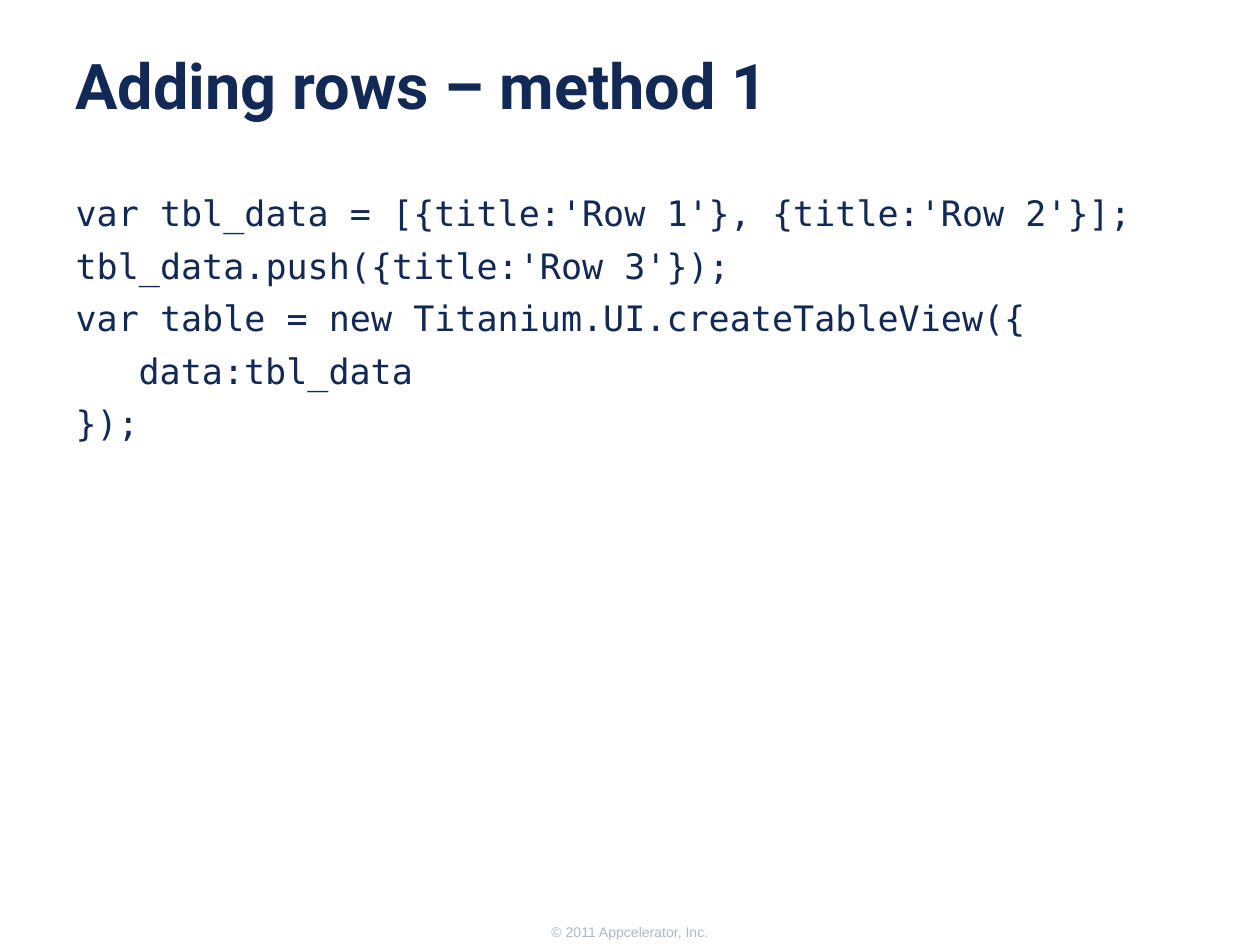
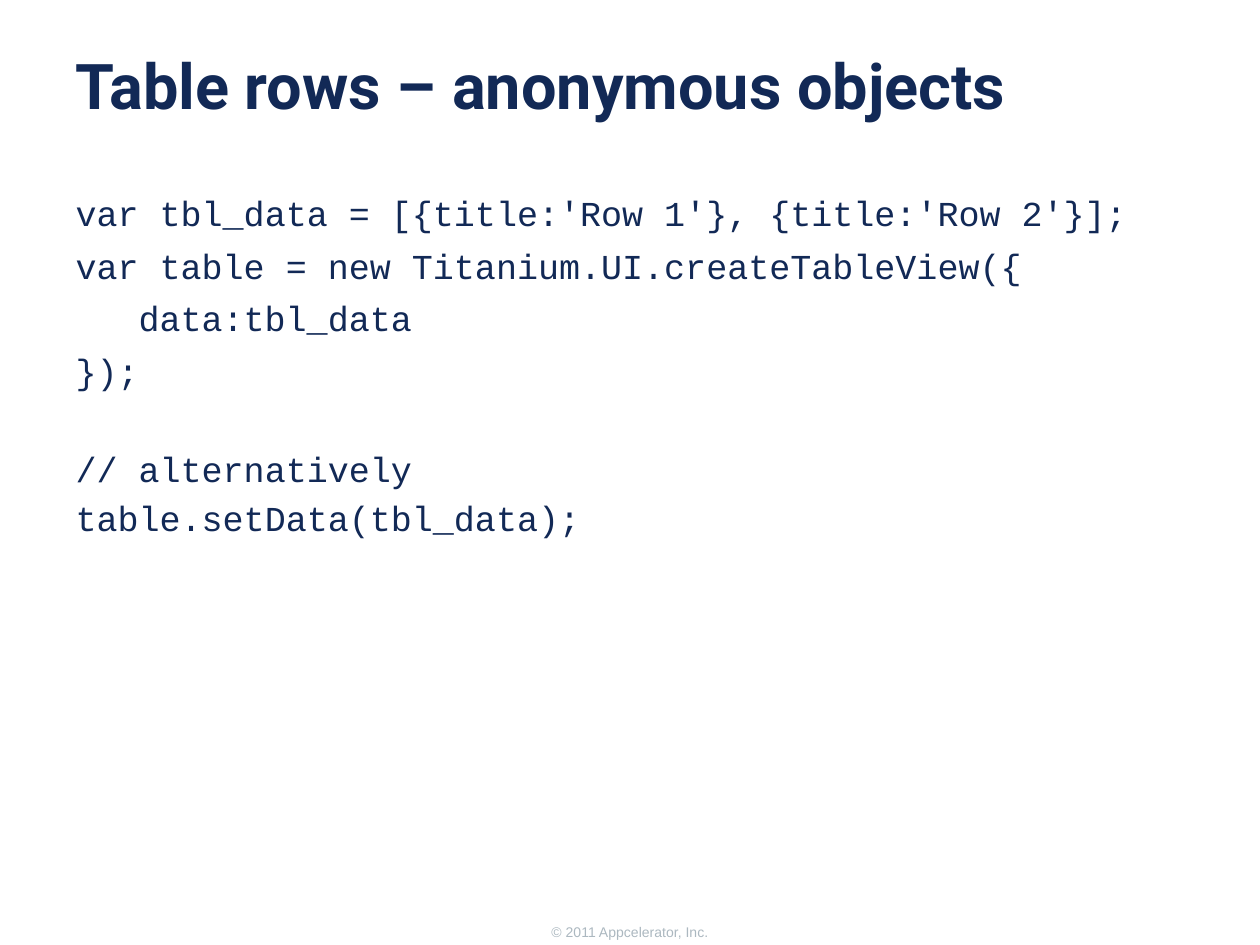
Before and after one commit to appcelerator-forks/appcelerator-training.tcmd_certification, a slide deck: slide 5 of 345/345.pptx (slide 6 before the commit). Drawn at 1260x945 pixels with LibreOffice and Linux fonts; fonts in the diff are those of the drawing; background and template pictures are left out. Boxes give left, top, right and bottom in pixels: in the first picture for what was removed or moved away, otherwise in the second. Text is boxed around its words. In the diff, an @@ line names an element or a change of style, - is before the commit and + after.

```diff
--- a/345/345.pptx
+++ b/345/345.pptx
@@ title at (76,61,1005,123): text changed @@
-Adding rows – method 1
+Table rows – anonymous objects
@@ text at (76,202,1127,335): font DejaVu Sans Mono to Courier New in "var tbl_data = [{title:'Row 1'}, {title:'Row 2'}];", "var table = new Titanium.UI.createTableView({", "data:tbl_data", "});" @@
@@ text at (76,252,729,287): paragraph removed @@
-tbl_data.push({title:'Row 3'});
@@ text at (76,457,581,539): paragraphs added @@
+// alternatively
+table.setData(tbl_data);
```
Also in this commit, not shown: 3 other slides changed, 6 slides added, 4 slides removed, 1 other file.
